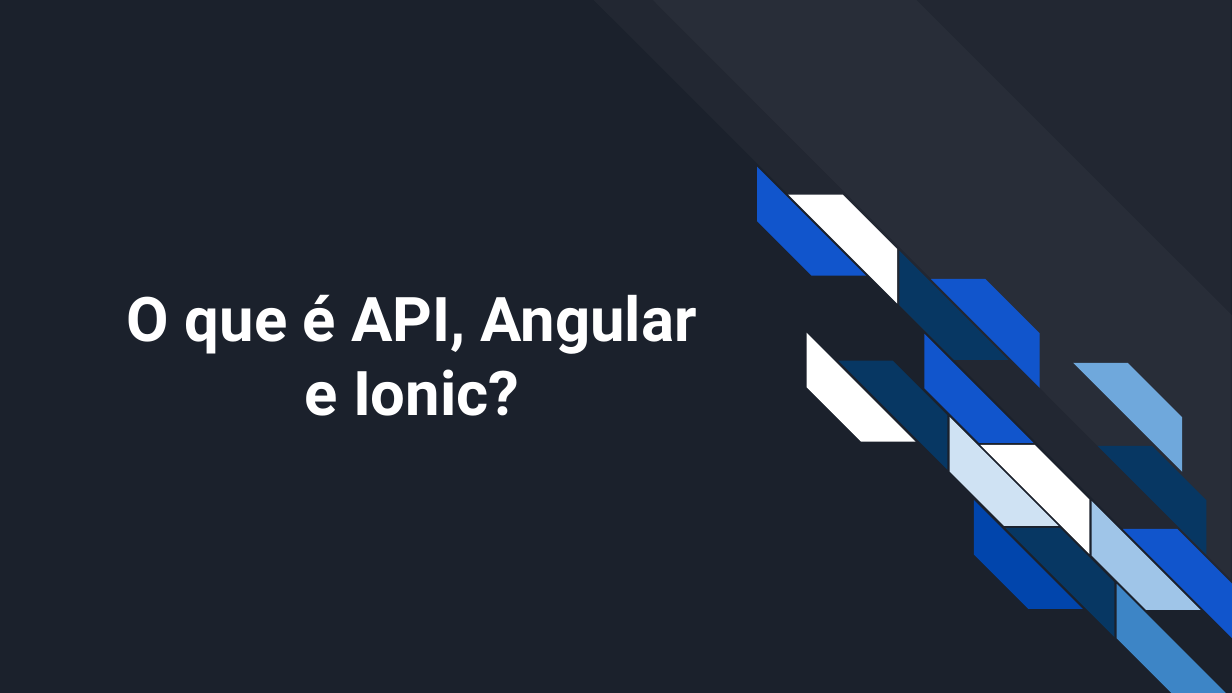
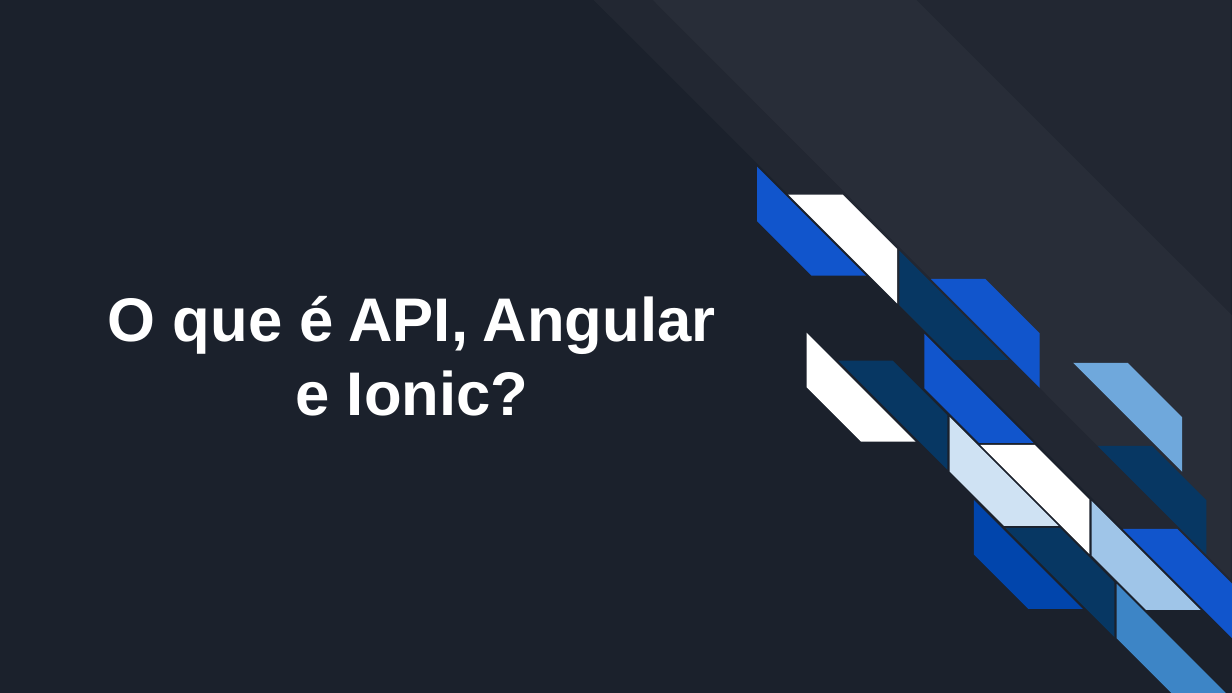
Before and after one commit to luizhfraraujo/setc, a slide deck: slide 7 of AngularIonic.pptx. Drawn at 1232x693 pixels with LibreOffice and Linux fonts; fonts in the diff are those of the drawing. Boxes give left, top, right and bottom in pixels: in the first picture for what was removed or moved away, otherwise in the second. Text is boxed around its words. In the diff, an @@ line names an element or a change of style, - is before the commit and + after.

```diff
--- a/AngularIonic.pptx
+++ b/AngularIonic.pptx
@@ title "O que é API, Angular ..." at <box>108,296,715,416</box>: font Roboto to Arial @@
```
Also in this commit, not shown: 9 other slides changed, 24 other files.
